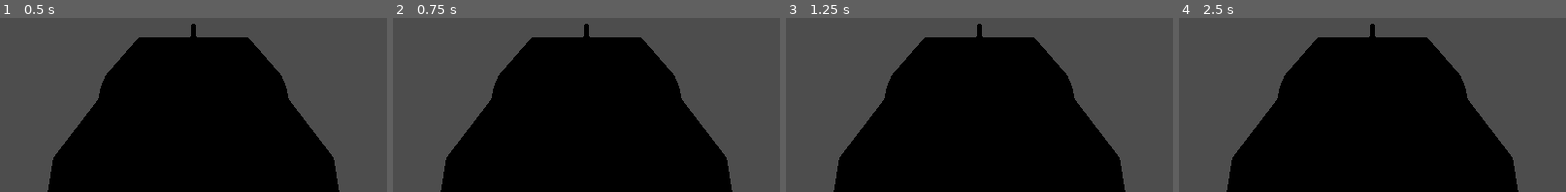
Above: before the commit, frames 1-4 (left to right).
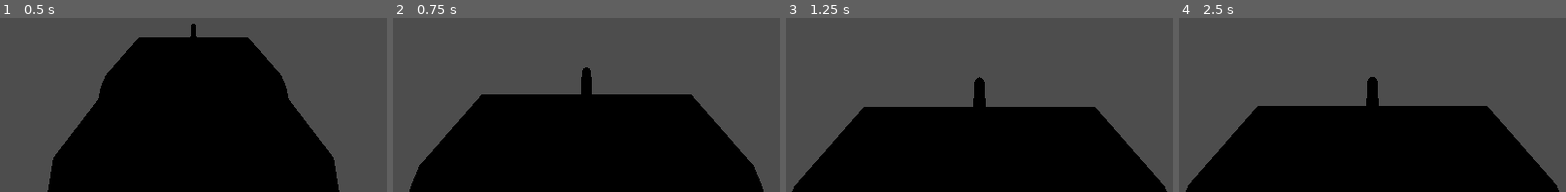
Above: after the commit, the same moments.

Repository: jamonholmgren/jammin_lobby
Game: Godot game, scene res://scenes/tank.tscn
Two runs of this game, one before a commit and one after it. Both use one fixed random seed, a clock stepped at 60 frames per second and the inputs below. This scene is started directly instead of the project's main scene. Sound files missing from this copy of the repository are replaced by a short silence.
Inputs (mouse positions are in pixels of both pictures, inside the frame that each line leads up to):
- Up to frame 1 (0.5 s): no input
- Up to frame 2 (0.75 s): tap Enter at 0.5 s; move the mouse to (outside the picture) at 0.52 s; hold D (right) from 0.53 s (still down); hold Shift (zoom_in, bound only after the commit) from 0.53 s (still down); click (outside the picture) at 0.67 s
- Up to frame 3 (1.25 s): keep holding D (right); keep holding Shift (zoom_in, bound only after the commit)
- Up to frame 4 (2.5 s): tap Space at 1.25 s; move the mouse to (outside the picture) at 1.27 s; release D (right) at 1.28 s; release Shift (zoom_in, bound only after the commit) at 1.28 s; hold S (back) 1.28-2.03 s; click (outside the picture) at 1.35 s; tap Shift (zoom_in, bound only after the commit) at 1.55 s; move the mouse to (outside the picture) at 2.02 s; hold D (right) from 2.03 s (still down); hold Shift (zoom_in, bound only after the commit) from 2.03 s (still down)

Frame 1 is identical in both runs. In frame 2, 19% of the frame differs, in the area x 4-96%, y 3-100%; in frame 3, 22%, in the area x 1-99%, y 3-100%; in frame 4, 22%.
Error before the commit: Invalid access to property or key 'visible' on a base object of type 'Nil'. (res://scenes/tank.gd:47)
Error after the commit: Invalid access to property or key 'visible' on a base object of type 'Nil'. (res://scenes/tank.gd:53)

Commit message:
Environmental effects

Diff:
--- a/project.godot
+++ b/project.godot
@@ -65,6 +65,11 @@
 , Object(InputEventKey,"resource_local_to_scene":false,"resource_name":"","device":-1,"window_id":0,"alt_pressed":false …(182 unchanged characters)…
 ]
 }
+zoom_in={
+"deadzone": 0.2,
+"events": [Object(InputEventKey,"resource_local_to_scene":false,"resource_name":"","device":-1,"window_id":0,"alt_pressed":false,"shift_pressed":false,"ctrl_pressed":false,"meta_pressed":false,"pressed":false,"keycode":0,"physical_keycode":4194325,"key_label":0,"unicode":0,"location":0,"echo":false,"script":null)
+]
+}
 
 [layer_names]
 
--- a/scenes/explosion.tscn
+++ b/scenes/explosion.tscn
@@ -15,3 +15,11 @@
 [node name="Explosion" type="MeshInstance3D"]
 mesh = SubResource("SphereMesh_3oo6d")
 script = ExtResource("1_17npe")
+
+[node name="OmniLight3D" type="OmniLight3D" parent="."]
+light_color = Color(0.982708, 0.975064, 0.770499, 1)
+light_energy = 3.175
+light_indirect_energy = 1.725
+light_volumetric_fog_energy = 5.272
+omni_range = 50.0
+omni_attenuation = 0.5
--- a/scenes/level.tscn
+++ b/scenes/level.tscn
@@ -14,6 +14,17 @@
 sky = SubResource("Sky_uvg2w")
 tonemap_mode = 2
 glow_enabled = true
+fog_enabled = true
+fog_mode = 1
+fog_light_color = Color(0.294118, 0.317647, 0.45098, 1)
+fog_light_energy = 0.09
+fog_sun_scatter = 0.06
+fog_density = 1.0
+fog_depth_curve = 1.1487
+fog_depth_begin = 150.0
+fog_depth_end = 250.0
+volumetric_fog_enabled = true
+volumetric_fog_density = 0.001
 
 [sub_resource type="StandardMaterial3D" id="StandardMaterial3D_0tuir"]
 albedo_color = Color(0.237539, 0.237539, 0.237539, 1)
@@ -32,8 +43,39 @@
 [node name="WorldEnvironment" type="WorldEnvironment" parent="."]
 environment = SubResource("Environment_b4w6i")
 
+[node name="SpotLight3D" type="SpotLight3D" parent="WorldEnvironment"]
+transform = Transform3D(1, 0, 0, 0, -4.37114e-08, 1, 0, -1, -4.37114e-08, 60.1326, 26.1122, 34.5931)
+spot_range = 75.807
+spot_attenuation = -0.26
+spot_angle = 64.51
+
+[node name="SpotLight3D2" type="SpotLight3D" parent="WorldEnvironment"]
+transform = Transform3D(1, 0, 0, 0, -4.37114e-08, 1, 0, -1, -4.37114e-08, -63.5801, 26.1122, 57.7481)
+spot_range = 75.807
+spot_attenuation = -0.26
+spot_angle = 64.51
+
+[node name="SpotLight3D3" type="SpotLight3D" parent="WorldEnvironment"]
+transform = Transform3D(1, 0, 0, 0, -4.37114e-08, 1, 0, -1, -4.37114e-08, -16.2194, 26.1122, 3.41883)
+spot_range = 75.807
+spot_attenuation = -0.26
+spot_angle = 64.51
+
+[node name="SpotLight3D4" type="SpotLight3D" parent="WorldEnvironment"]
+transform = Transform3D(1, 0, 0, 0, -4.37114e-08, 1, 0, -1, -4.37114e-08, -63.2961, 26.1122, -31.9591)
+spot_range = 75.807
+spot_attenuation = -0.26
+spot_angle = 64.51
+
+[node name="SpotLight3D5" type="SpotLight3D" parent="WorldEnvironment"]
+transform = Transform3D(1, 0, 0, 0, -4.37114e-08, 1, 0, -1, -4.37114e-08, 27.6318, 26.1122, -46.7353)
+spot_range = 75.807
+spot_attenuation = -0.26
+spot_angle = 64.51
+
 [node name="DirectionalLight3D" type="DirectionalLight3D" parent="."]
 transform = Transform3D(-0.866023, -0.433016, 0.250001, 0, 0.499998, 0.866027, -0.500003, 0.749999, -0.43301, 0, 0, 0)
+visible = false
 shadow_enabled = true
 
 [node name="Obstacles" type="Node3D" parent="."]
--- a/scenes/tank.gd
+++ b/scenes/tank.gd
@@ -23,11 +23,17 @@
 
 func _physics_process(delta: float) -> void:
 	rotate_toward_target(delta)
+	%EngineAudio.pitch_scale = (linear_velocity.length() / 100.0) + 0.5
 
+	# Only the host for this tank can move it, and only if the menu is not visible
 	if Lobby.id() != get_multiplayer_authority(): return
+	if Main.menu.visible: return
+
+	# TODO: Allow turning when stopped somehow (torque is ok, but not great)
+	# apply_torque(Vector3.UP * Input.get_axis("right", "left") * 35000.0)
+
 	steering = move_toward(steering, Input.get_axis("right", "left") * MAX_STEER, delta * 10)
 	engine_force = Input.get_axis("back", "forward") * ENGINE_POWER
-	%EngineAudio.pitch_scale = (linear_velocity.length() / 100.0) + 0.5
 
 	if Engine.get_physics_frames() % 10 == 0: update_target_position()
 
--- a/scenes/tank.tscn
+++ b/scenes/tank.tscn
@@ -59,7 +59,7 @@
 properties/13/replication_mode = 1
 
 [node name="Tank" type="VehicleBody3D"]
-collision_layer = 0
+collision_layer = 2
 mass = 1000.0
 script = ExtResource("1_4piap")
 
--- a/scenes/tank_camera.gd
+++ b/scenes/tank_camera.gd
@@ -1,6 +1,20 @@
 extends Camera3D
 
 var ray_range = 20
+var max_zoom = 40.0 # FOV
+var min_zoom = 75.0 # FOV
+var target_fov = min_zoom
+
+func _input(event: InputEvent) -> void:
+	# If it's the left shift button, smoothly zoom to max zoom
+	if event.is_action_pressed("zoom_in"):
+		target_fov = max_zoom
+	# If it's the right shift button, smoothly zoom to min zoom
+	elif event.is_action_released("zoom_in"):
+		target_fov = min_zoom
+
+func _process(delta: float) -> void:
+	fov = lerp(fov, target_fov, delta * 10.0)
 
 func get_camera_collision() -> Vector3:
 	var center = get_viewport().get_size() / 2 / UIScale.scale()
